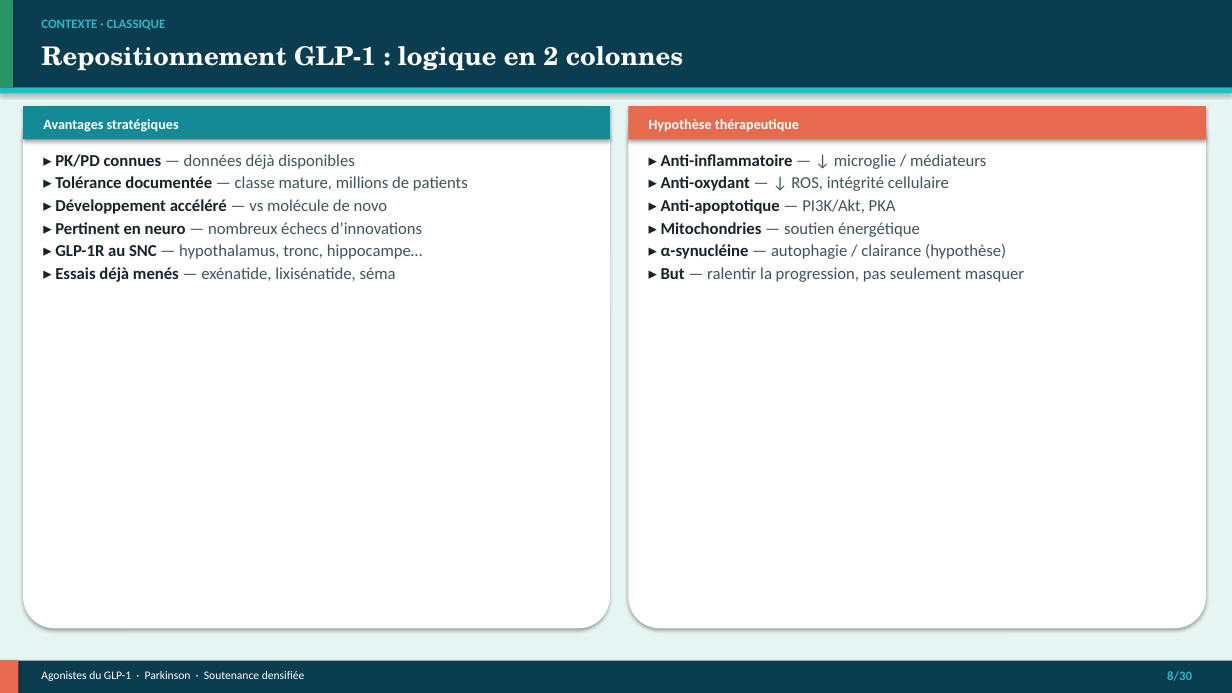
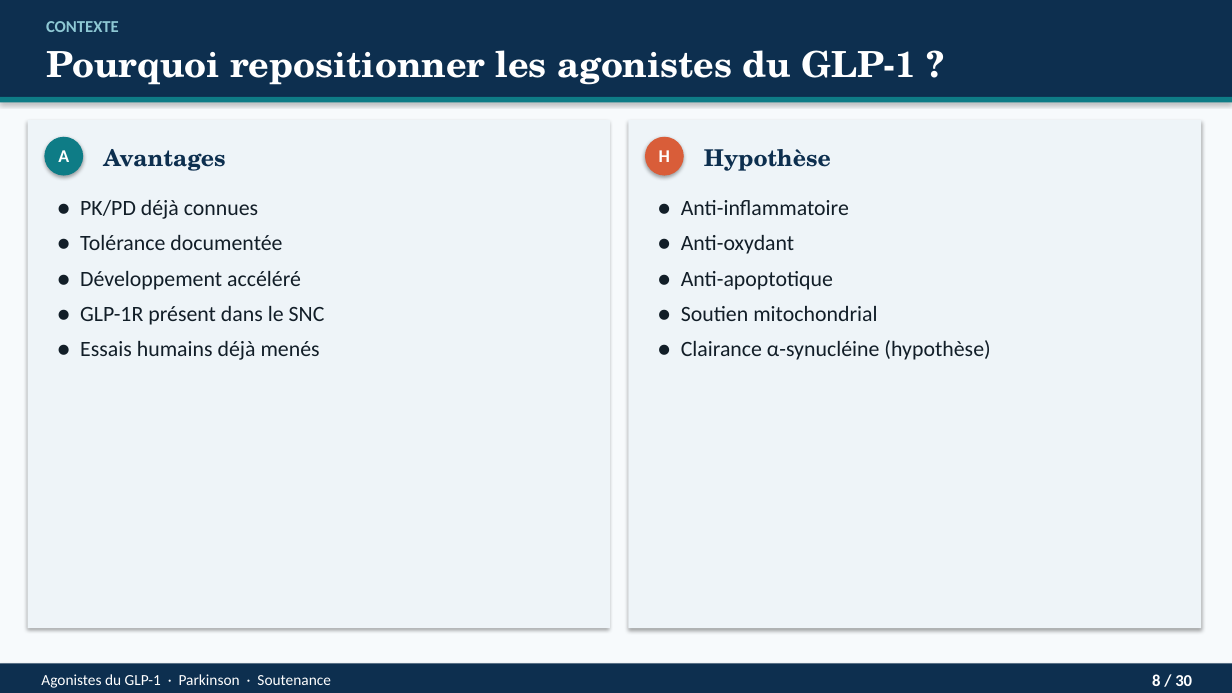
Before and after one commit to Mashtal-Platform/mashtal-platform, a slide deck: slide 8 of docs/presentation/Soutenance_GLP1_Parkinson.pptx. Drawn at 1232x693 pixels with LibreOffice and Linux fonts; fonts in the diff are those of the drawing. Boxes give left, top, right and bottom in pixels: in the first picture for what was removed or moved away, otherwise in the second. Text is boxed around its words. In the diff, an @@ line names an element or a change of style, - is before the commit and + after.

```diff
--- a/docs/presentation/Soutenance_GLP1_Parkinson.pptx
+++ b/docs/presentation/Soutenance_GLP1_Parkinson.pptx
@@ rectangle at [0, 0, 1232, 693]: fill #E6F4F2 to #F7FAFC @@
@@ rectangle: place and size @@
-rectangle at [0, 0, 1232, 88]
+rectangle at [0, 0, 1232, 97]
@@ rectangle at [0, 0, 1232, 97]: fill #0A3D4F to #0D2F4F @@
@@ rectangle removed at [0, 0, 13, 88] @@
@@ text at [46, 21, 119, 32]: text changed; size 10 to 13 pt; text colour #2EB8C4 to #8EC8D4 @@
-CONTEXTE · CLASSIQUE
+CONTEXTE
@@ text at [46, 50, 916, 85]: text changed; size 20 to 28 pt @@
-Repositionnement GLP-1 : logique en 2 colonnes
+Pourquoi repositionner les agonistes du GLP-1 ?
@@ rectangle: place and size @@
-rectangle at [0, 88, 1232, 93]
+rectangle at [0, 97, 1232, 103]
@@ rectangle at [0, 97, 1232, 103]: fill #2EB8C4 to #0E7C86 @@
@@ rounded rectangle removed at [23, 106, 610, 628] @@
@@ rectangle removed at [23, 106, 610, 140] @@
@@ rectangle removed at [628, 106, 1206, 140] @@
@@ rectangle added at [28, 120, 610, 628], fill #EEF4F8 @@
@@ ellipse added at [44, 137, 83, 176], fill #0E7C86 @@
@@ text at [103, 149, 225, 171]: text changed; size 11 to 18 pt; font Calibri to TeX Gyre Schola; text colour #FFFFFF to #0D2F4F @@
-Avantages stratégiques
+Avantages
@@ rectangle: place and size @@
-rectangle at [628, 106, 1206, 628]
+rectangle at [628, 120, 1202, 628]
@@ rectangle at [628, 120, 1202, 628]: rounded rectangle to rectangle; fill #FFFFFF to #EEF4F8 @@
@@ ellipse added at [645, 137, 684, 176], fill #D95D39 @@
@@ text at [704, 149, 831, 171]: text changed; size 11 to 18 pt; font Calibri to TeX Gyre Schola; text colour #FFFFFF to #0D2F4F @@
-Hypothèse thérapeutique
+Hypothèse
@@ text added at [58, 150, 69, 162], 14 pt, text #FFFFFF, bold @@
+A
@@ text added at [659, 150, 670, 162], 14 pt, text #FFFFFF, bold @@
+H
@@ text at [80, 200, 325, 360]: text changed; size 13 to 17 pt; text colour #3F555C to #121E28 @@
-▸ PK/PD connues — données déjà disponibles
-▸ Tolérance documentée — classe mature, millions de patients
-▸ Développement accéléré — vs molécule de novo
-▸ Pertinent en neuro — nombreux échecs d’innovations
-▸ GLP-1R au SNC — hypothalamus, tronc, hippocampe…
-▸ Essais déjà menés — exénatide, lixisénatide, séma
+● PK/PD déjà connues
+● Tolérance documentée
+● Développement accéléré
+● GLP-1R présent dans le SNC
+● Essais humains déjà menés
@@ text at [681, 200, 990, 360]: text changed; size 13 to 17 pt; text colour #3F555C to #121E28 @@
-▸ Anti-inflammatoire — ↓ microglie / médiateurs
-▸ Anti-oxydant — ↓ ROS, intégrité cellulaire
-▸ Anti-apoptotique — PI3K/Akt, PKA
-▸ Mitochondries — soutien énergétique
-▸ α-synucléine — autophagie / clairance (hypothèse)
-▸ But — ralentir la progression, pas seulement masquer
+● Anti-inflammatoire
+● Anti-oxydant
+● Anti-apoptotique
+● Soutien mitochondrial
+● Clairance α-synucléine (hypothèse)
@@ rectangle at [0, 664, 1232, 693]: fill #0A3D4F to #0D2F4F @@
@@ rectangle removed at [0, 661, 18, 693] @@
@@ text at [41, 674, 331, 688]: text changed; size 9 to 12 pt @@
-Agonistes du GLP-1 · Parkinson · Soutenance densifiée
+Agonistes du GLP-1 · Parkinson · Soutenance
@@ text at [1152, 674, 1192, 686]: text changed; size 10 to 13 pt; text colour #2EB8C4 to #FFFFFF @@
-8/30
+8 / 30
```
Also in this commit, not shown: 29 other slides changed, 9 other files.
